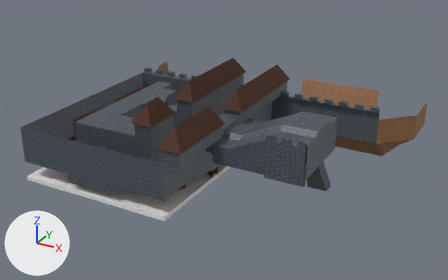
Two versions of the Blender file Assets/World/Level1/Raw/Level1.blend, one commit apart.
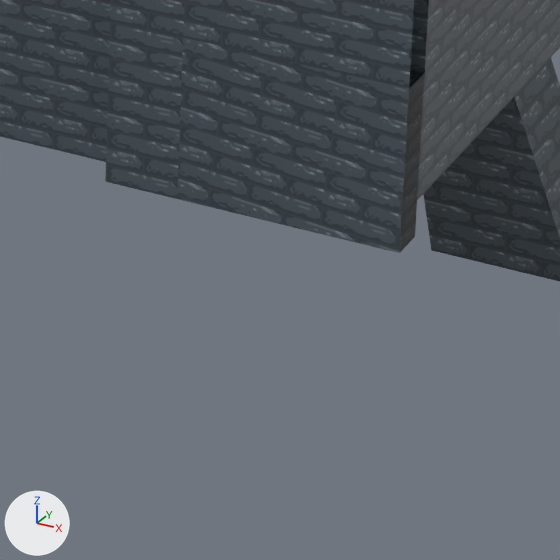
The first picture shows the older version from a 50 mm lens placed at (64.4, -125.9, 58.5), pointed at (1.3, -11.1, 1.1). The close-ups show both versions on the part from 56% to 72% of the width and 55% to 81% of the height of that picture; other places that the commit changed are outside them. Arrows for +X, +Y and +Z are at lower left; the lights stay in place.

Names of what the first close-up shows: 'HiddenDoor', 'Level1'.
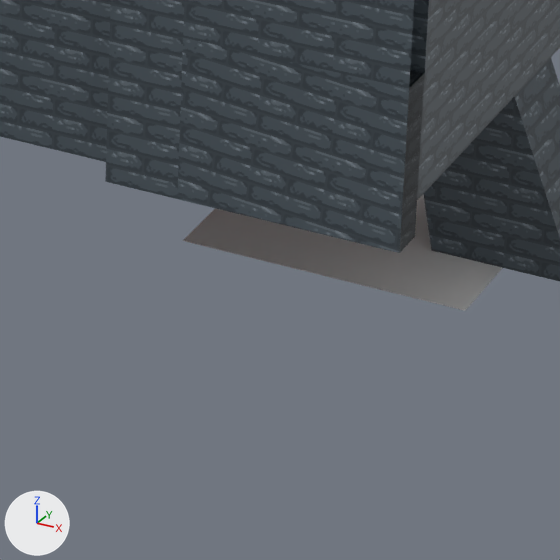
Edits to the bpy script that builds the scene:
```text
Change ob_plane:
    remove ob_plane.hide_set(True)
```

Location of each change, (x1, y1, x2, y2) in pixels of the close-ups (560 x 560 px):
'Plane', shown
    after: (183, 195, 502, 310)
